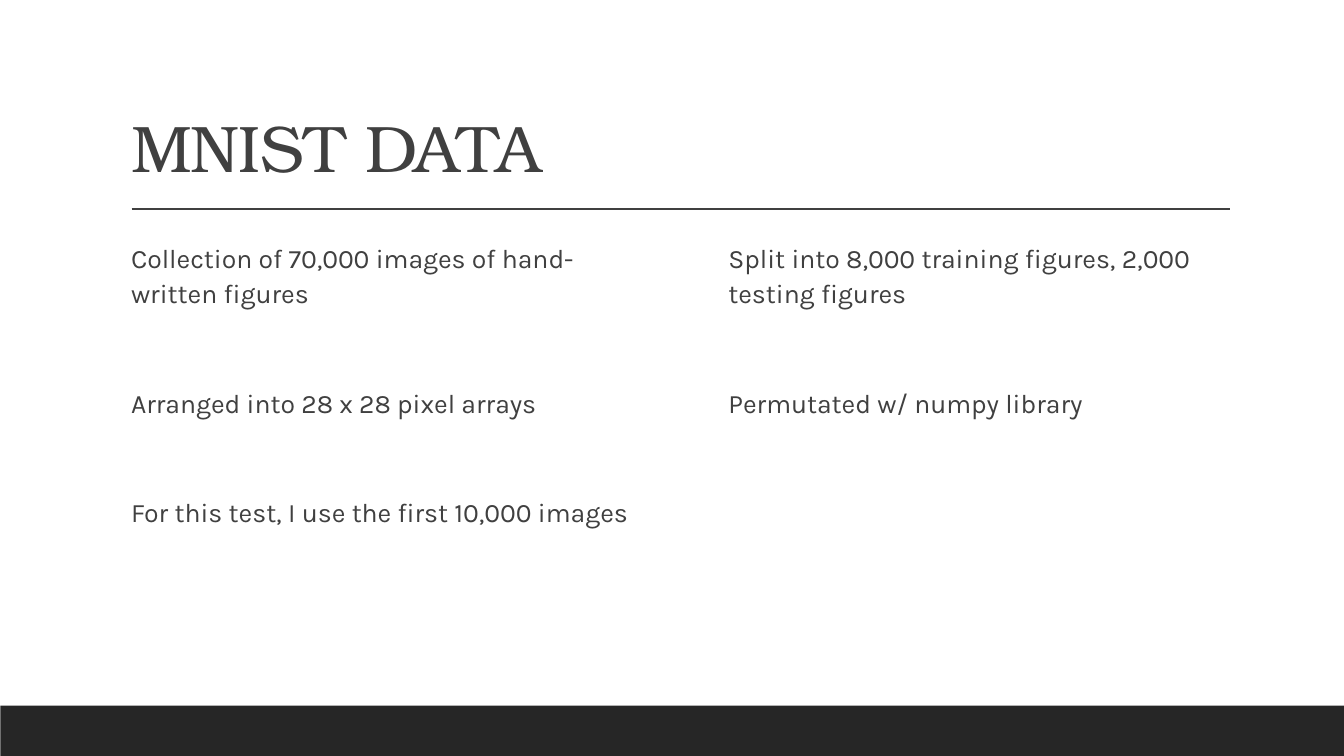
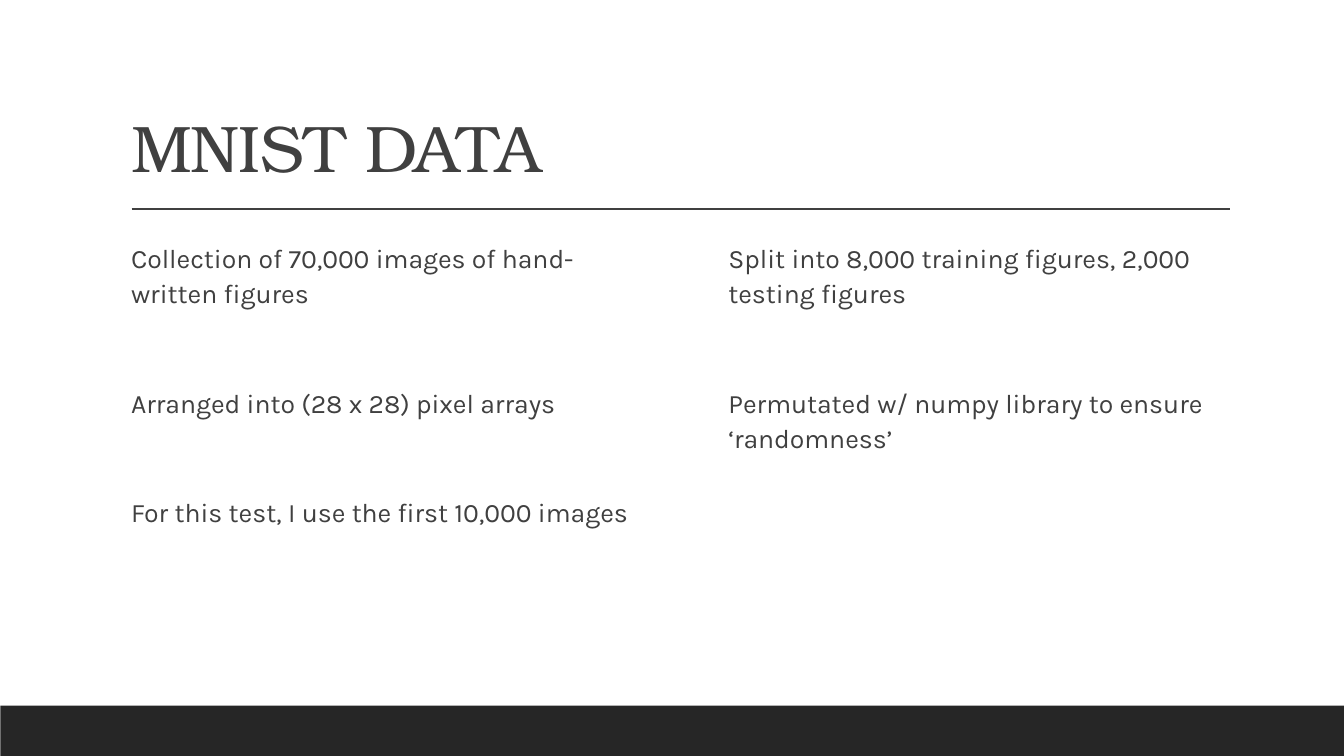
Before and after one commit to landonbuell/Convolutional-Neural-Networks, a slide deck: slide 9 of Presentations/14_02_2020/Evaluating Benchmarks for SGD Classifier.pptx (slide 8 before the commit). Drawn at 1344x756 pixels with LibreOffice and Linux fonts; fonts in the diff are those of the drawing. Boxes give left, top, right and bottom in pixels: in the first picture for what was removed or moved away, otherwise in the second. Text is boxed around its words. In the diff, an @@ line names an element or a change of style, - is before the commit and + after.

```diff
--- a/Presentations/14_02_2020/Evaluating Benchmarks for SGD Classifier.pptx
+++ b/Presentations/14_02_2020/Evaluating Benchmarks for SGD Classifier.pptx
@@ text at (131,394,555,420): text changed @@
-  Arranged into 28 x 28 pixel arrays
+  Arranged into (28 x 28) pixel arrays
@@ text at (728,393,1203,449): text changed @@
-  Permutated w/ numpy library
+  Permutated w/ numpy library to ensure ‘randomness’
```
Also in this commit, not shown: 3 other slides changed, 3 slides added, 1 other file.
